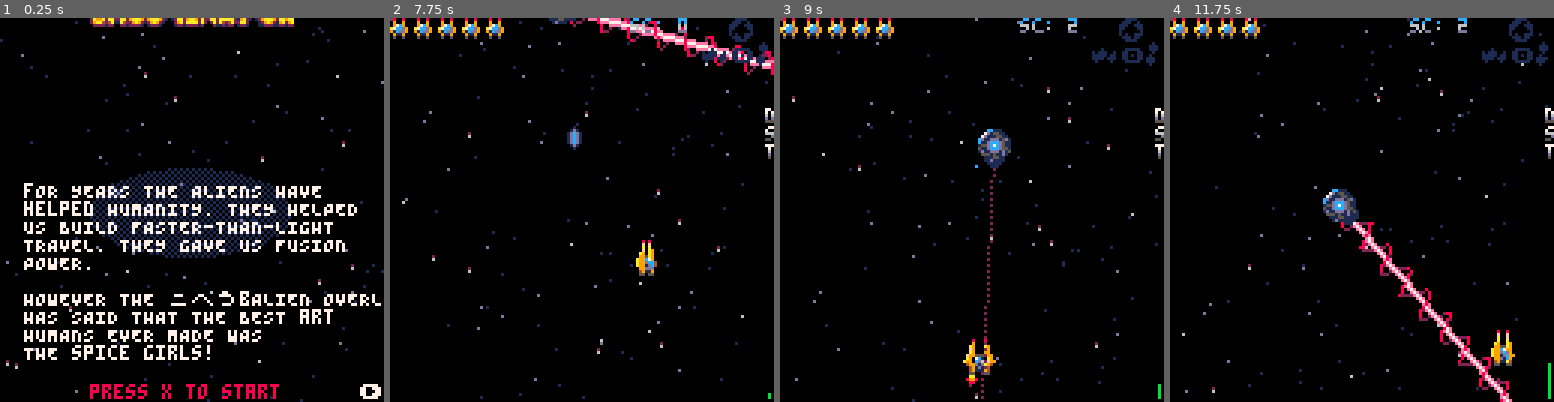
Above: before the commit, frames 1-4 (left to right).
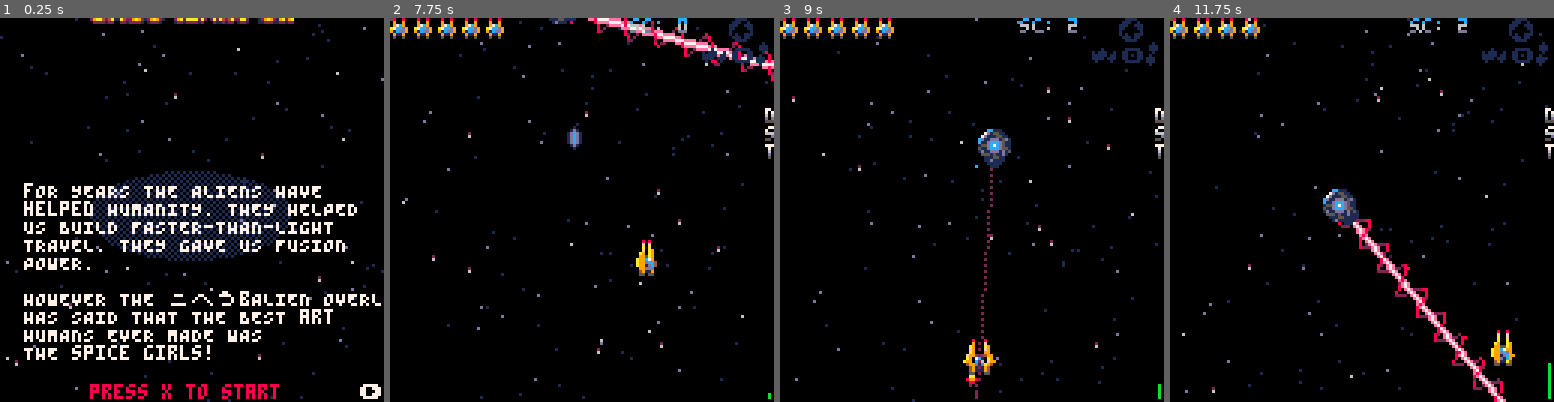
Above: after the commit, the same moments.

Repository: Athas1980/shootinator
Game: PICO-8 cartridge shootinator.p8
The game is run twice, just before and just after one commit, with the same random seed, the same clock (stepped at 60 frames per second) and the same inputs.
Inputs:
- Up to frame 1 (0.25 s): no input
- Up to frame 2 (7.75 s): tap X (X key) at 0.33, 1.07, 1.85, 2.97, 4.08, 5.2, 6.32, 7.43 s; tap O (Z key) at 0.7, 1.7, 2.1, 2.5, 2.9, 3.3, 3.7, 4.1, 4.5, 4.9, 5.3, 5.7, 6.1, 6.5, 6.9, 7.3, 7.7 s; hold Right 1.6-2.1 s; hold Up 2.15-2.42 s; hold Right 2.47-3.03 s; hold Left 3.08-3.58 s; hold Down 3.63-3.97 s; hold Right 4.02-4.68 s; hold Up 4.73-5.03 s; hold Left 5.08-5.68 s; hold Down 5.73-6.03 s; hold Right 6.08-6.58 s; hold Right 6.63-7.13 s; hold Up 7.18-7.45 s; hold Right from 7.5 s (still down)
- Up to frame 3 (9 s): release Right at 8.07 s; tap O (Z key) at 8.1, 8.5, 8.9 s; hold Left 8.12-8.62 s; tap X (X key) at 8.55 s; hold Down from 8.67 s (still down)
- Up to frame 4 (11.75 s): release Down at 9 s; hold Right 9.05-9.72 s; tap O (Z key) every 0.4 s from 9.3 to 11.7 s; tap X (X key) at 9.67, 10.78 s; hold Up 9.77-10.07 s; hold Left 10.12-10.72 s; hold Down 10.77-11.07 s; hold Right 11.12-11.62 s

The runs differ from the first frame. In frame 1, 2.1% of the frame differs, in the area x 0-100%, y 0-100%; in frame 2, 0.8%; in frame 3, 0.4%; in frame 4, 2.3%, in the area x 43-90%, y 52-100%.

Commit message:
Improves level loading

Diff:
--- a/levels.lua
+++ b/levels.lua
@@ -37,6 +37,8 @@
 	end}
 )
 
+-- local next=level_iter(l1st,
+--  l1end)
 local next=level_iter(l1end+2,
  l2end)
 
@@ -46,6 +48,8 @@
 	return ((byte&0xf0)>>>4)*8,
 		(byte&0xf)*8
 end
+
+function noop() end
 
 function read_green(iter)
 	local x,ty=nybles_x_8(iter())
@@ -89,17 +93,17 @@
 	end
 end
 
-function read_p_up(idx, iter)
+function read_p_up(iter,idx)
 	local x,y=nybles_x_8(iter())
 	return function()
-		create_powerup(idx, x, y)
+		create_powerup(idx-5, x, y)
 	end
 end
 
 function read_lazer_turret(iter)
 	local x,y=nybles_x_8(iter())
-	if x==0 then x=-8	end
-	if y==0 then	y=-8	end
+	if x==0 then x=-8 end
+	if y==0 then y=-8 end
 	if x==120 then x=132 end
 	if y==120 then y=132 end
 	local tx,ty=nybles_x_8(iter())
@@ -111,6 +115,21 @@
 	end
 end
 
+local funcs={
+	[0]=noop,
+	read_flap, --1
+	noop, --2
+	noop, --3
+	read_green, --4
+	read_disc,--5
+	read_p_up, --6
+	read_p_up, --7
+	read_p_up, --8
+	read_p_up, --9
+	read_lazer_turret, --a
+	read_spin,--b
+}
+
 local dist=0
 finished=false
 while finished==false do
@@ -119,67 +138,9 @@
 		finished=true
 	else
 		dist+=d*8
-		if value==1 then
-			local fn=read_flap(next)
-			if distance_spawn[dist] then
-				distance_spawn[dist]=
-				append(fn, distance_spawn[dist])
-			else
-				distance_spawn[dist]=fn
-			end
-		end
-		if value==4 then
-			local fn=read_green(next)
-			if distance_spawn[dist] then
-				distance_spawn[dist]=
-				append(fn, distance_spawn[dist])
-			else
-				distance_spawn[dist]=fn
-			end
-		end
-
-		if value==5 then
-			local fn=read_disc(next)
-			if distance_spawn[dist] then
-				distance_spawn[dist]=
-				append(fn, distance_spawn[dist])
-			else
-				distance_spawn[dist]=fn
-			end
-		end
-
-		if value>5 and value <10 then
-			local fn=read_p_up(value-5, next)
-			if distance_spawn[dist] then
-				distance_spawn[dist]=
-				append(fn, distance_spawn[dist])
-			else
-				distance_spawn[dist]=fn
-			end
-		end
-
-
-		if value==0xa then
-			local fn=read_lazer_turret(next)
-			distance_spawn += {dist, fn}
-			-- if distance_spawn[dist] then
-			-- 	_= distance_spawn + {dist,fn}
-			-- 	-- append(fn, distance_spawn[dist])
-			-- else
-			-- 	distance_spawn[dist]=fn
-			-- end
-		end
-
-		if value==0xb then
-			local fn=read_spin(next)
-			if distance_spawn[dist] then
-				distance_spawn[dist]
-				=append(fn, distance_spawn[dist])
-			else
-				distance_spawn[dist]=fn
-			end
-		end
-
+		printh("Value:"..tostr(value,true))
+		local fn=funcs[value](next, value)
+		distance_spawn += {dist, fn}
 	end
 end
 
--- a/shootinator.p8
+++ b/shootinator.p8
@@ -560,6 +560,17 @@
 	for k,v in pairs(t2) do
 		t1[k]=v
 	end
+	return t1
+end
+
+--Adds all sequence values
+function addall(t1,t2)
+	t1=t1 or {}
+	t2.foreach(
+		function(v)
+			add(t1,v)
+		end
+	)
 	return t1
 end
 
